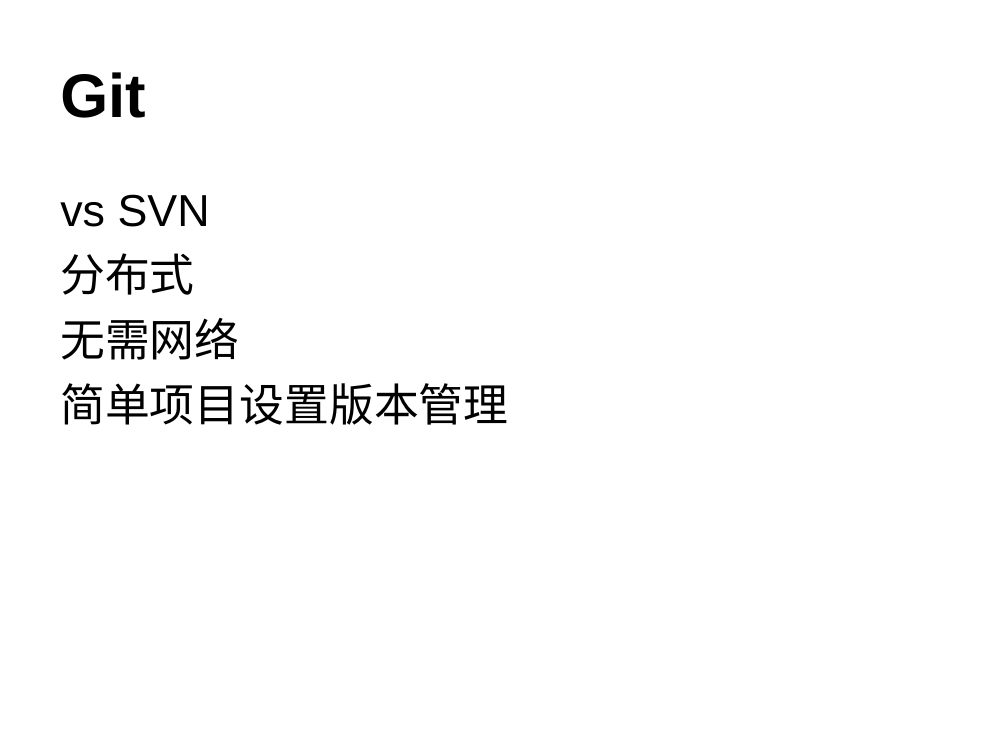
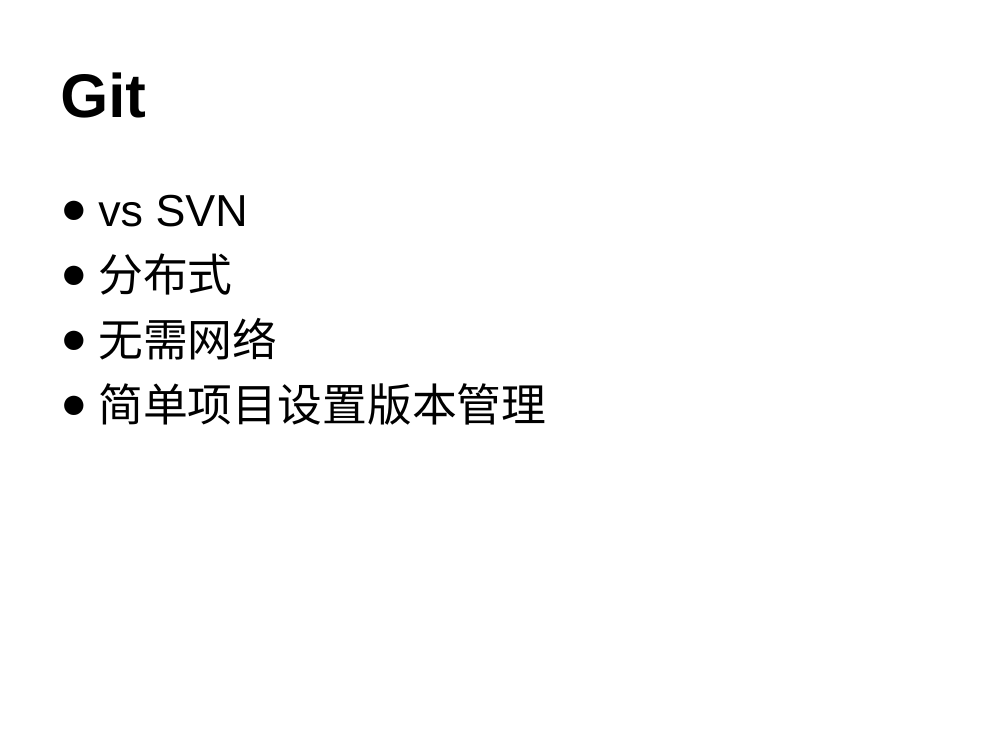
Before and after one commit to lxmxhh/git-intro, a slide deck: slide 3 of Git.ppt. Drawn at 1008x756 pixels with LibreOffice and Linux fonts; fonts in the diff are those of the drawing. Boxes give left, top, right and bottom in pixels: in the first picture for what was removed or moved away, otherwise in the second. Text is boxed around its words. In the diff, an @@ line names an element or a change of style, - is before the commit and + after.

```diff
--- a/Git.ppt
+++ b/Git.ppt
@@ text "vs SVN" at bbox=[98, 194, 546, 425]: bullet none to ●; alignment justified to left @@
```
Also in this commit, not shown: 4 other slides changed.
